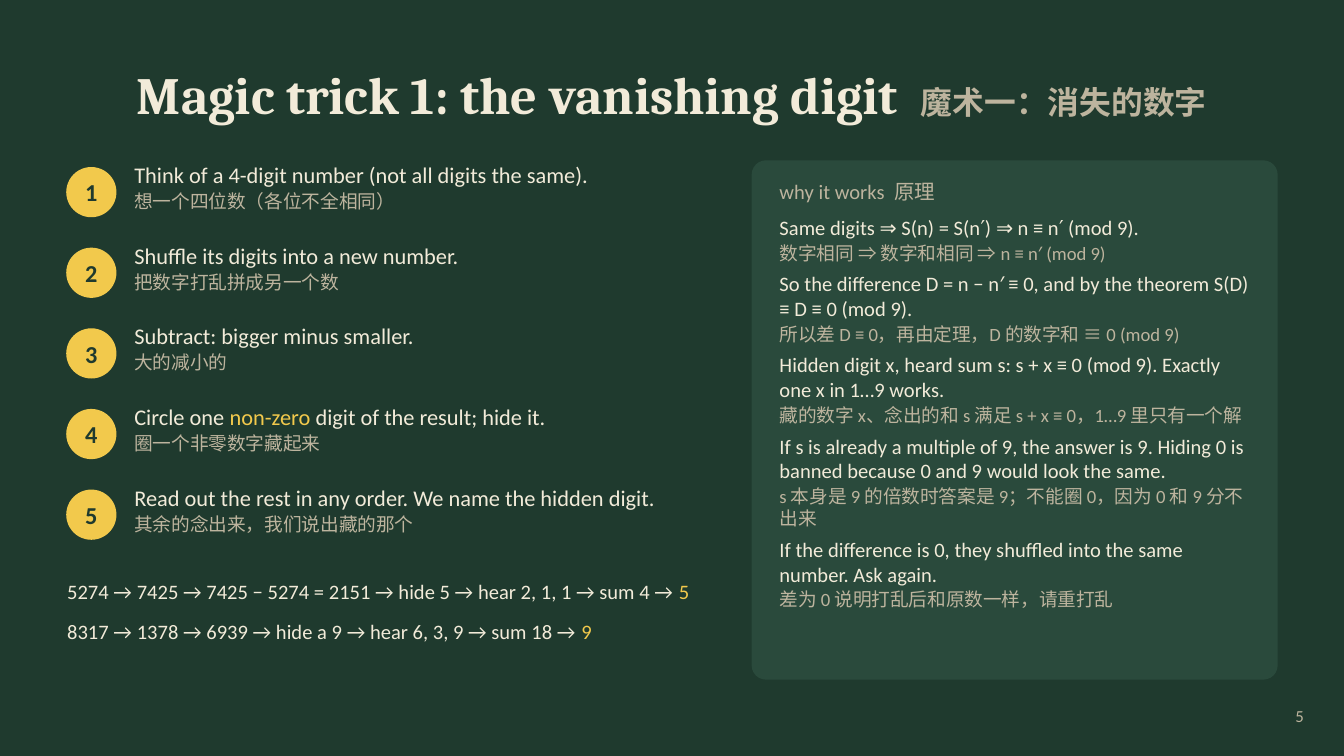
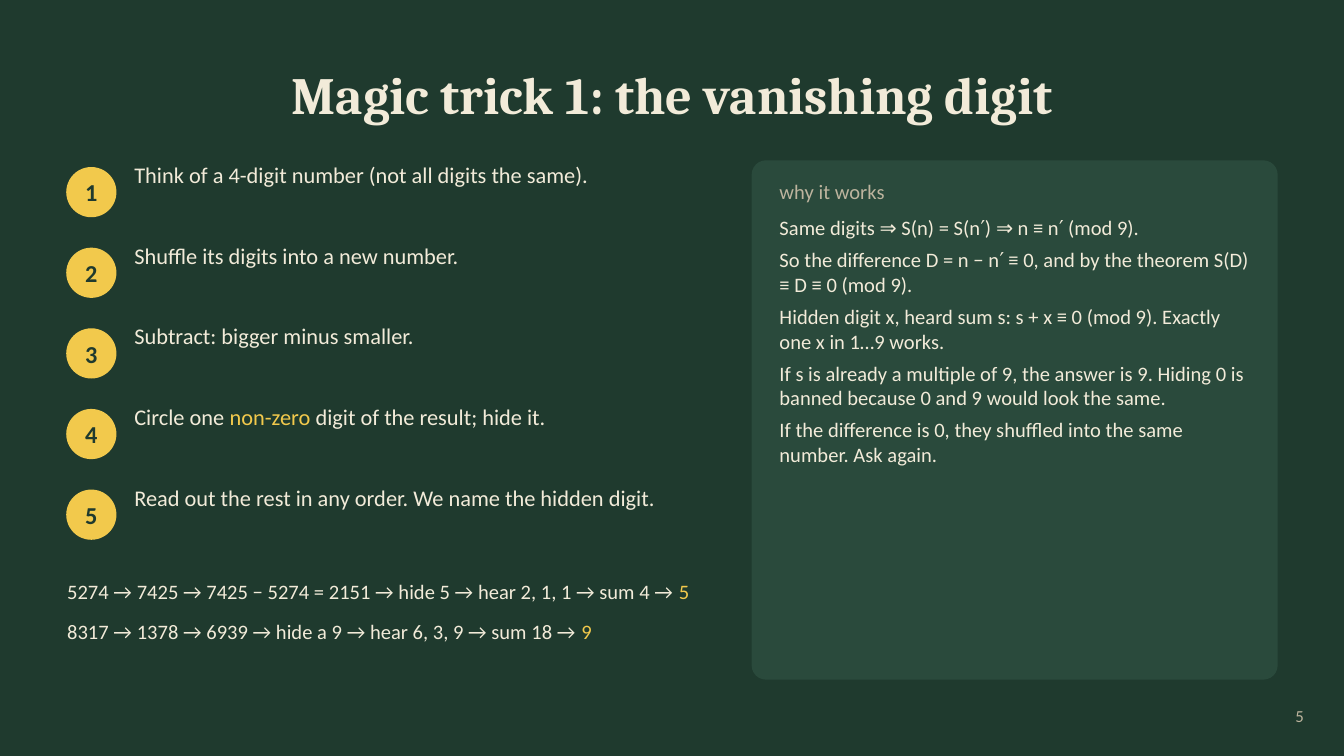
Before and after one commit to ZhihengLi0/math5248, a slide deck: slide 5 of slides/full.pptx. Drawn at 1344x756 pixels with LibreOffice and Linux fonts; fonts in the diff are those of the drawing. Boxes give left, top, right and bottom in pixels: in the first picture for what was removed or moved away, otherwise in the second. Text is boxed around its words. In the diff, an @@ line names an element or a change of style, - is before the commit and + after.

```diff
--- a/slides/full.pptx
+++ b/slides/full.pptx
@@ title at (292,77,1053,125): text changed @@
-Magic trick 1: the vanishing digit 魔术一：消失的数字
+Magic trick 1: the vanishing digit
@@ text at (134,192,395,210): paragraph removed @@
-想一个四位数（各位不全相同）
@@ text at (779,185,885,203): text changed @@
-why it works 原理
+why it works
@@ text "Same digits ⇒ S(n) = ..." at (779,220,1249,466): more space between paragraphs; less space between paragraphs @@
@@ less space between paragraphs in 5 elements at (134,409,545,429), (134,167,588,187), (134,490,655,510), (134,328,414,348), (134,248,458,268) @@
@@ text at (779,244,1106,263): paragraph removed @@
-数字相同 ⇒ 数字和相同 ⇒ n ≡ n′ (mod 9)
@@ text at (134,273,339,291): paragraph removed @@
-把数字打乱拼成另一个数
@@ text at (827,301,913,319): paragraph removed @@
-所以差 D ≡ 0，再由定理，D 的数字和 ≡ 0 (mod 9)
@@ text at (134,353,227,371): paragraph removed @@
-大的减小的
@@ text at (779,406,1242,424): paragraph removed @@
-藏的数字 x、念出的和 s 满足 s + x ≡ 0，1…9 里只有一个解
@@ text at (134,434,320,452): paragraph removed @@
-圈一个非零数字藏起来
@@ text at (779,487,1243,527): paragraph removed @@
-s 本身是 9 的倍数时答案是 9；不能圈 0，因为 0 和 9 分不出来
@@ text at (134,515,413,533): paragraph removed @@
-其余的念出来，我们说出藏的那个
@@ text at (779,590,1113,608): paragraph removed @@
-差为 0 说明打乱后和原数一样，请重打乱
```
Also in this commit, not shown: 21 other slides changed, 5 other files.
